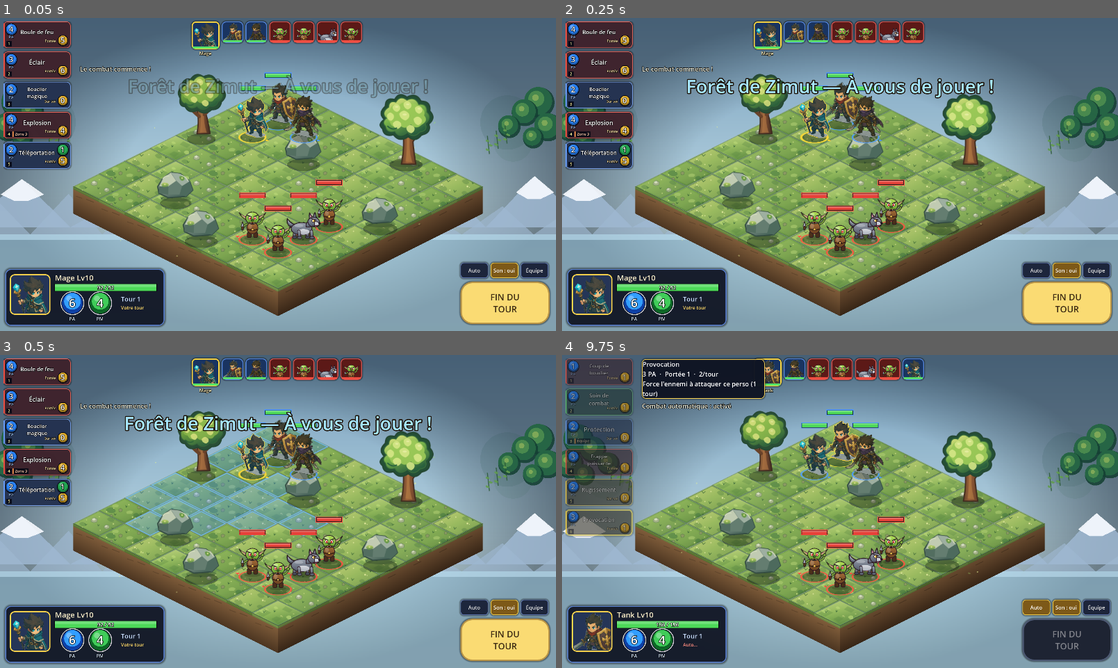
Above: before the commit, frames 1-4 (two rows, left to right).
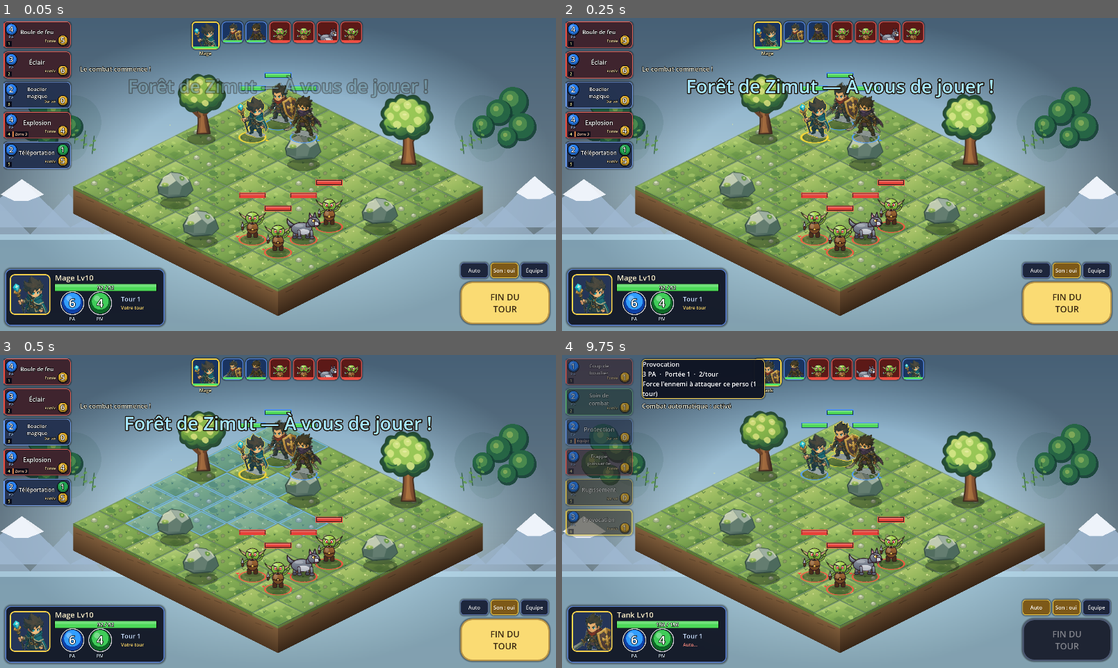
Above: after the commit, the same moments.

Repository: CharlieG42/Zimut
Game: Godot game, scene res://scenes/Main.tscn
The game is run twice, just before and just after one commit, with the same random seed, the same clock (stepped at 60 frames per second) and the same inputs. This scene is started directly instead of the project's main scene.
Inputs:
- Up to frame 1 (0.05 s): no input
- Up to frame 2 (0.25 s): no input
- Up to frame 3 (0.5 s): no input
- Up to frame 4 (9.75 s): click "Boule de feu" at 0.5 s; click "Éclair" at 1.25 s; click "Bouclier magique" at 2 s; click "Explosion" at 2.75 s; click "Téléportation" at 3.5 s; click "FIN DU TOUR" at 4.25 s; click "Coup de bouclier" at 5 s; click "Soin de combat" at 5.75 s; click "Protection" at 6.5 s; click "Frappe puissante" at 7.25 s; click "Rugissement" at 8 s; click "Provocation" at 8.75 s; click "Auto" at 9.5 s

The runs differ from the first frame. In frame 1, 2.6% of the frame differs, in the area x 0-100%, y 22-77%; in frame 2, 2.6%; in frame 3, 2.6%; in frame 4, 3.0%, in the area x 0-100%, y 22-72%.

Commit message:
Align forest border decorations to actual isometric board bounds

Diff:
--- a/prototype/zimut/scripts/ForestAmbience.gd
+++ b/prototype/zimut/scripts/ForestAmbience.gd
@@ -9,7 +9,9 @@
 var _bounds := Vector2(480.0, 300.0)
 
 func configure(grid_size: int, tile_w: float, tile_h: float, active: bool) -> void:
-	_bounds = Vector2(float(grid_size) * tile_w * 0.5, float(grid_size) * tile_h * 0.5)
+	# Demi-emprise réelle du plateau projeté (pas grid_size × une tuile) :
+	# les décors de bord restent juste à l’extérieur du losange jouable.
+	_bounds = Vector2(float(grid_size - 1) * tile_w * 0.5, float(grid_size - 1) * tile_h * 0.5)
 	visible = active
 	_motes.clear()
 	var rng := RandomNumberGenerator.new()
